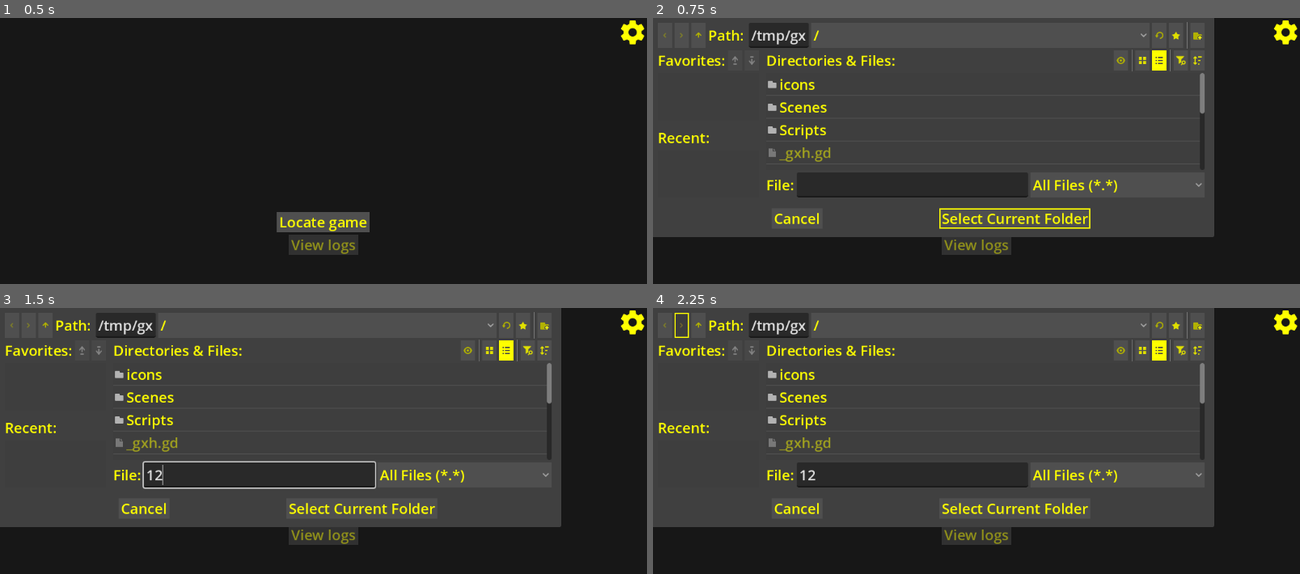
Above: before the commit, frames 1-4 (two rows, left to right).
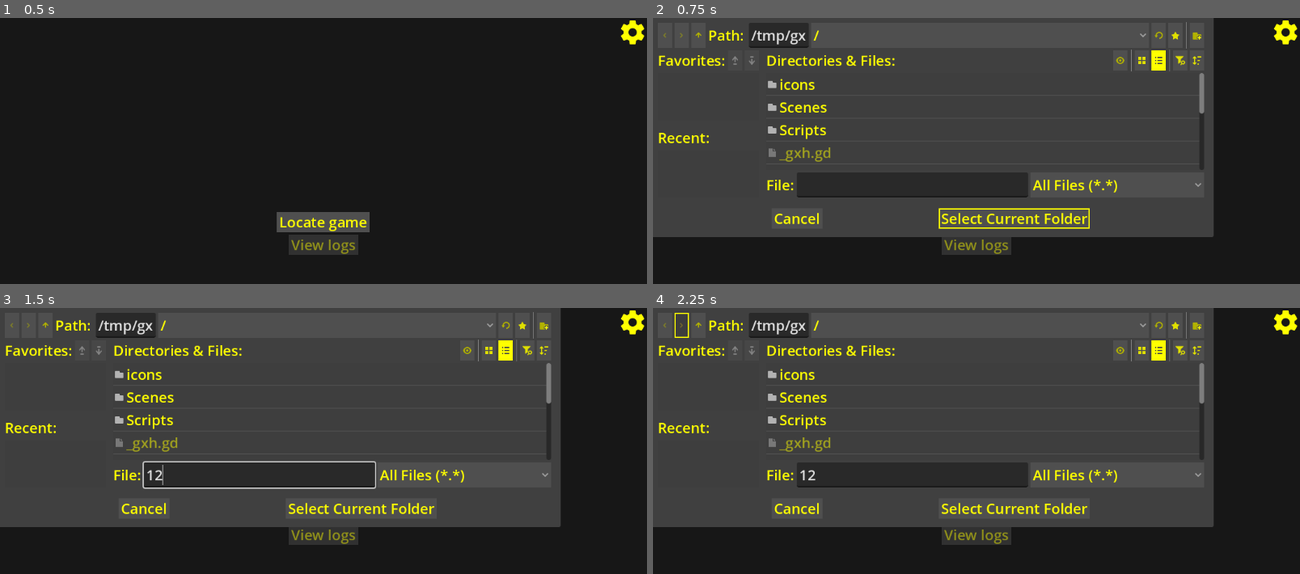
Above: after the commit, the same moments.

Repository: l1chorpe/cyberpunk-log-viewer-pe
Game: Godot game, scene res://Scenes/main_window.tscn
Two runs of this game, one before a commit and one after it. Both use one fixed random seed, a clock stepped at 60 frames per second and the inputs below.
Inputs (mouse positions are in pixels of both pictures, inside the frame that each line leads up to):
- Up to frame 1 (0.5 s): no input
- Up to frame 2 (0.75 s): click "Locate game" at 0.5 s
- Up to frame 3 (1.5 s): click (258, 475) at 1.27 s; type "12" at 1.35 s
- Up to frame 4 (2.25 s): click (678, 326) at 2 s

Frame 1 is identical in both runs. In frame 2, 0.7% of the frame differs, in the area x 44-87%, y 0-82%; in frame 3, 0.7%; in frame 4, 0.7%.

Commit message:
chore: updated version number

Diff:
--- a/project.godot
+++ b/project.godot
@@ -11,7 +11,7 @@
 [application]
 
 config/name="Cyberpunk Log Viewer (Preem Edition)"
-config/version="1.0.1"
+config/version="1.0.2"
 run/main_scene="uid://cehvhk1eq6h25"
 config/features=PackedStringArray("4.5", "Forward Plus")
 boot_splash/show_image=false
Not shown, changed: export_presets.cfg
